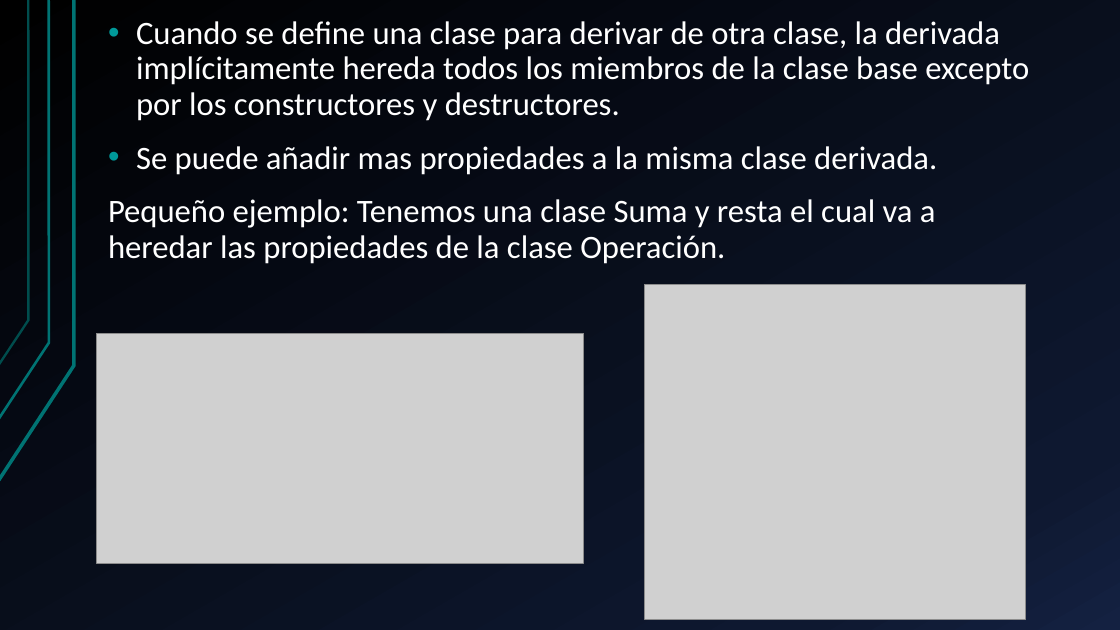
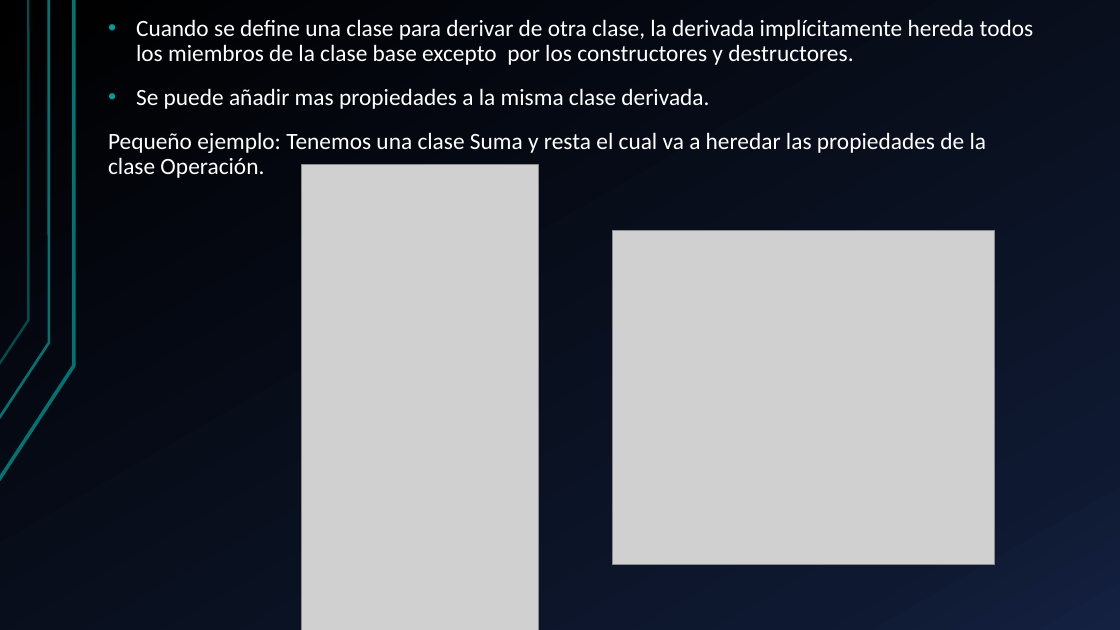
Before and after one commit to LewandowskiAlanJason/Inheritance-c-, a slide deck: slide 2 of Inheritance.pptx. Drawn at 1120x630 pixels with LibreOffice and Linux fonts; fonts in the diff are those of the drawing; grey boxes stand for pictures. Boxes give left, top, right and bottom in pixels: in the first picture for what was removed or moved away, otherwise in the second. Text is boxed around its words. In the diff, an @@ line names an element or a change of style, - is before the commit and + after.

Commit message:
-cambio de imagen

```diff
--- a/Inheritance.pptx
+++ b/Inheritance.pptx
@@ text "Cuando se define una clase ..." at (108,19,1034,178): size 28 to 20 pt @@
@@ picture added at (302,165,538,630) @@
@@ picture: place and size @@
-picture at (644,285,1026,619)
+picture at (613,230,994,565)
@@ picture removed at (97,334,583,563) @@
```
